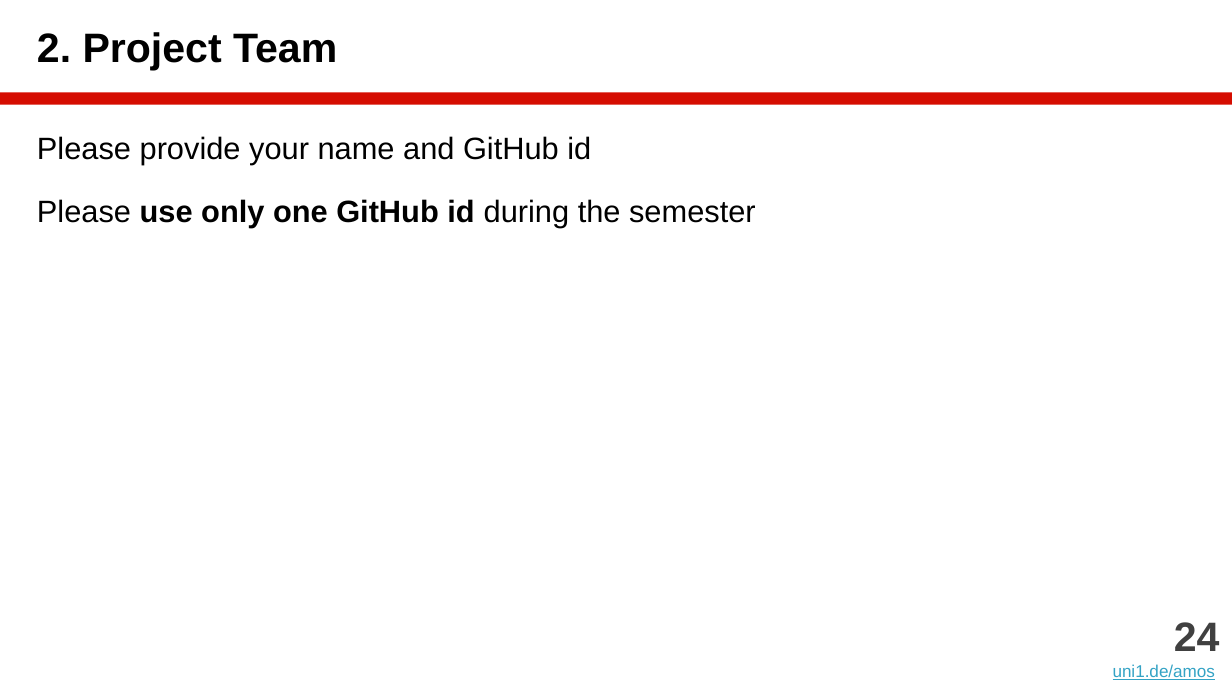
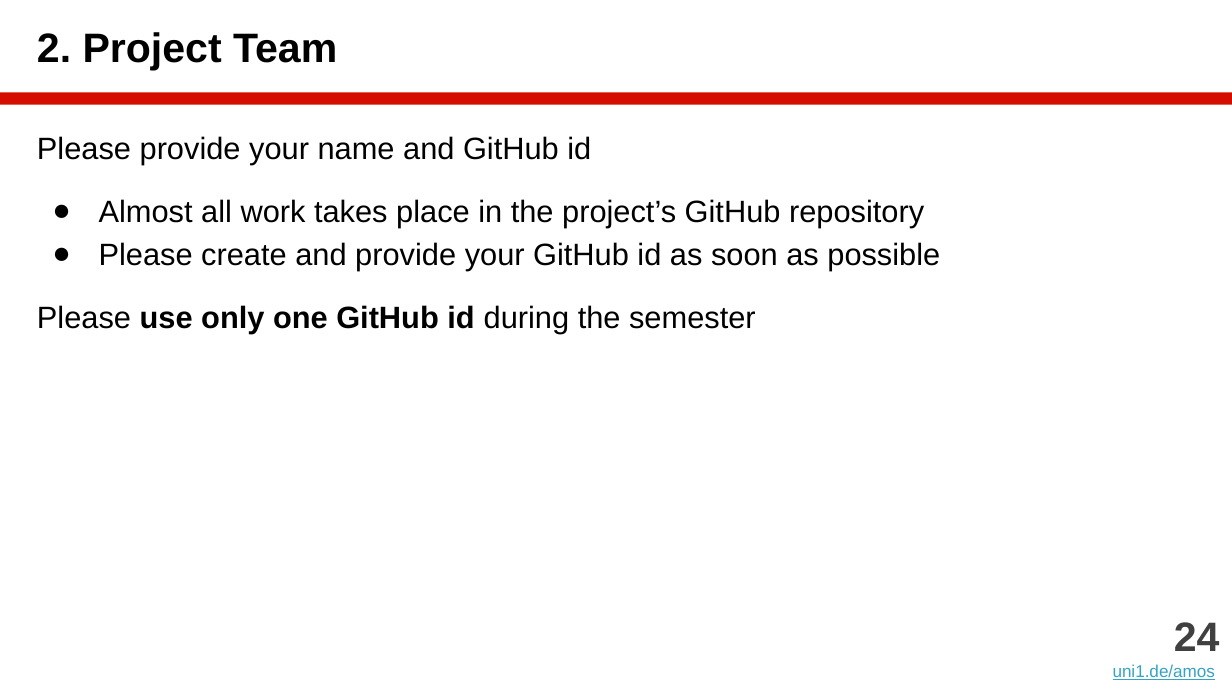
Before and after one commit to dirkriehle/amos-course, a slide deck: slide 24 of Lecture slides/AMOS B01 - Team and Tools.pptx. Drawn at 1232x693 pixels with LibreOffice and Linux fonts; fonts in the diff are those of the drawing. Boxes give left, top, right and bottom in pixels: in the first picture for what was removed or moved away, otherwise in the second. Text is boxed around its words. In the diff, an @@ line names an element or a change of style, - is before the commit and + after.

```diff
--- a/Lecture slides/AMOS B01 - Team and Tools.pptx
+++ b/Lecture slides/AMOS B01 - Team and Tools.pptx
@@ text at box(99, 199, 940, 270): paragraphs added @@
+● Almost all work takes place in the project’s GitHub repository
+● Please create and provide your GitHub id as soon as possible
```
Also in this commit, not shown: 4 other slides changed, 1 slide removed, 3 other files.
